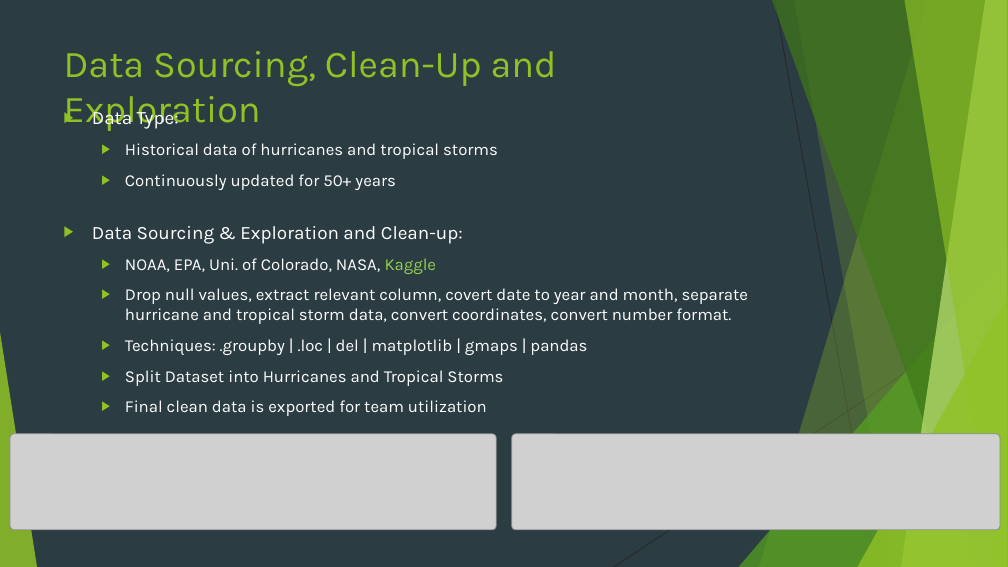
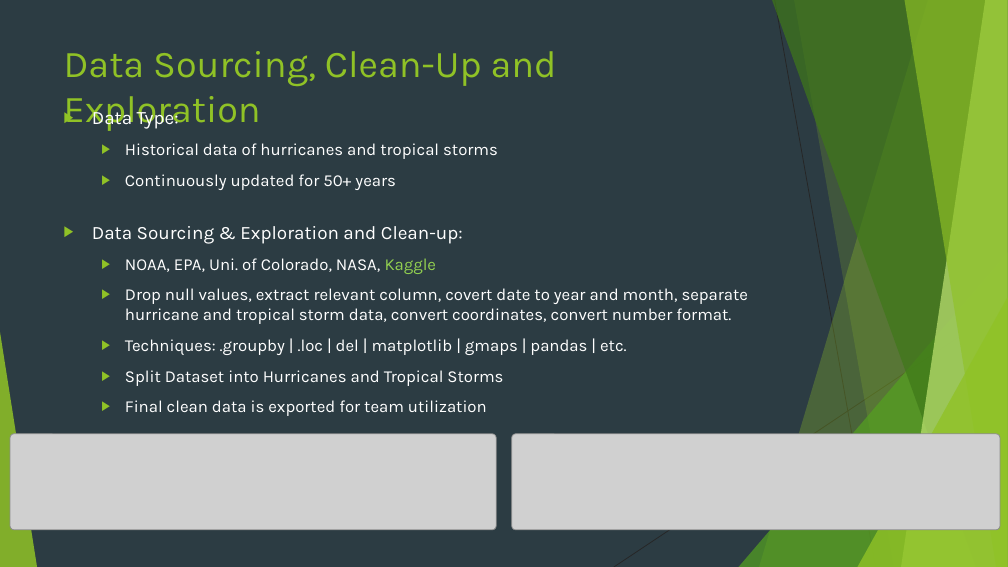
Before and after one commit to henryle-n/Hurricane-History-Analysis, a slide deck: slide 4 of Team_4_Proj_1.pptx. Drawn at 1008x567 pixels with LibreOffice and Linux fonts; fonts in the diff are those of the drawing; grey boxes stand for pictures. Boxes give left, top, right and bottom in pixels: in the first picture for what was removed or moved away, otherwise in the second. Text is boxed around its words. In the diff, an @@ line names an element or a change of style, - is before the commit and + after.

```diff
--- a/Team_4_Proj_1.pptx
+++ b/Team_4_Proj_1.pptx
@@ text at [125,339,627,355]: text changed @@
-  ▶ Techniques: .groupby | .loc | del | matplotlib | gmaps | pandas
+  ▶ Techniques: .groupby | .loc | del | matplotlib | gmaps | pandas | etc.
```
Also in this commit, not shown: 4 other slides changed, 1 slide added, 1 slide removed.
